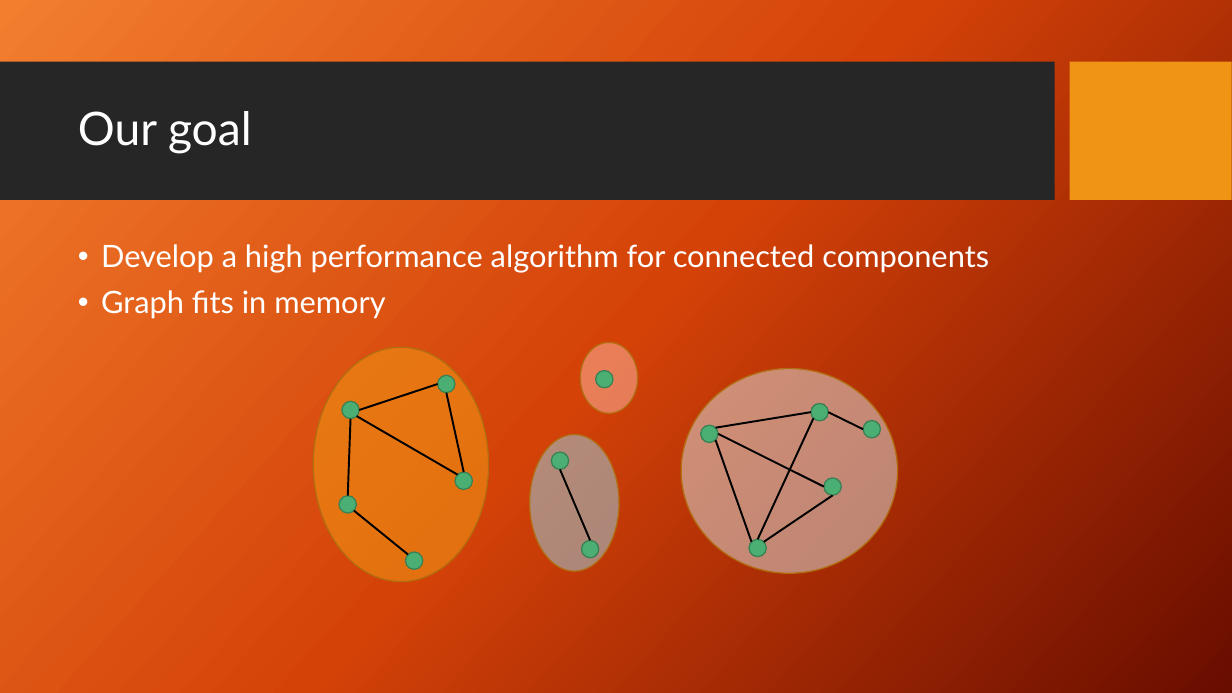
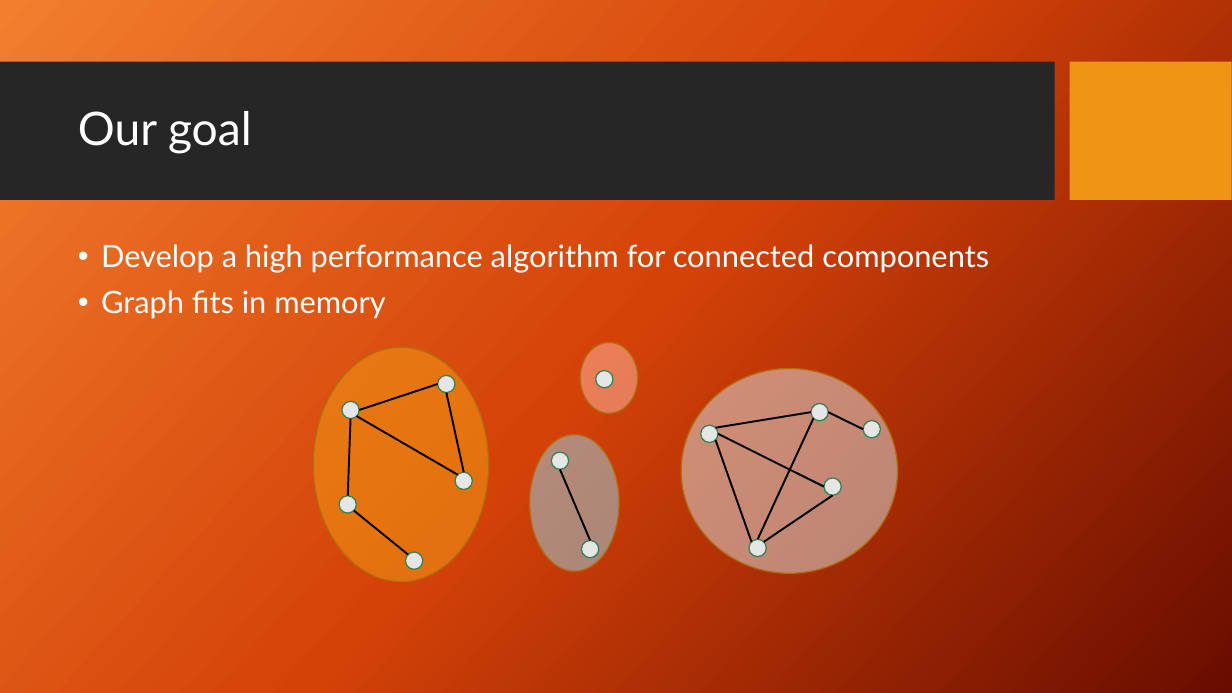
Before and after one commit to Aphlax/Parallelepipeds, a slide deck: slide 3 of FinalPresentation_Parallel Connected Components.pptx. Drawn at 1232x693 pixels with LibreOffice and Linux fonts; fonts in the diff are those of the drawing; background and template pictures are left out. Boxes give left, top, right and bottom in pixels: in the first picture for what was removed or moved away, otherwise in the second. Text is boxed around its words. In the diff, an @@ line names an element or a change of style, - is before the commit and + after.

```diff
--- a/FinalPresentation_Parallel Connected Components.pptx
+++ b/FinalPresentation_Parallel Connected Components.pptx
@@ fill #4BAF73 to #E7E6E6 in 13 elements at <box>342,401,360,419</box>, <box>438,375,456,393</box>, <box>455,472,472,490</box>, <box>339,496,357,514</box>, <box>406,552,423,569</box>, <box>552,452,569,470</box>, <box>581,541,599,558</box>, <box>701,425,718,443</box>, <box>824,478,842,495</box>, <box>750,540,767,557</box>, <box>811,404,829,421</box>, <box>863,421,881,438</box>, <box>596,371,614,388</box> @@
```
Also in this commit, not shown: 4 other slides changed, 11 slides added, 3 slides removed.
